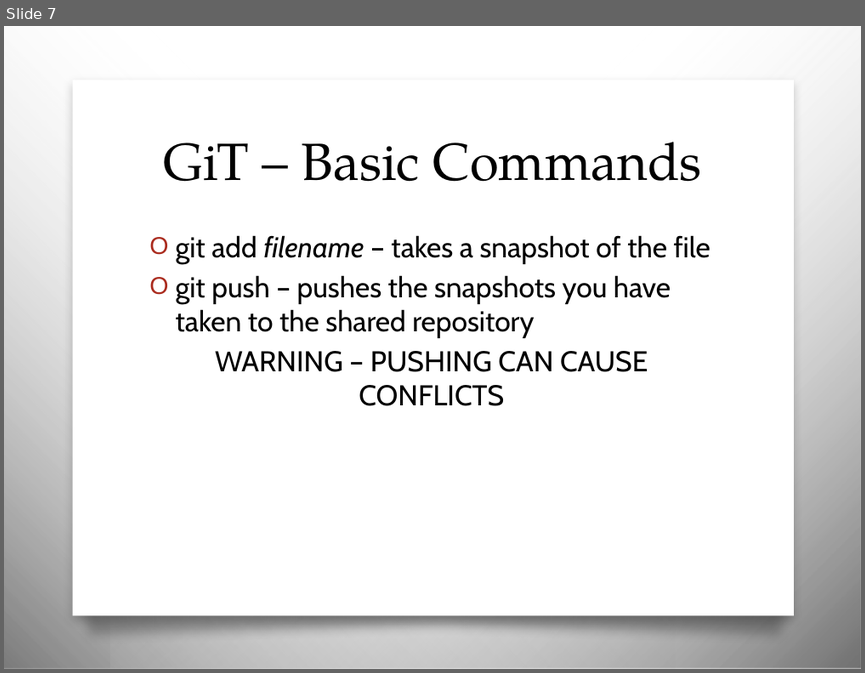
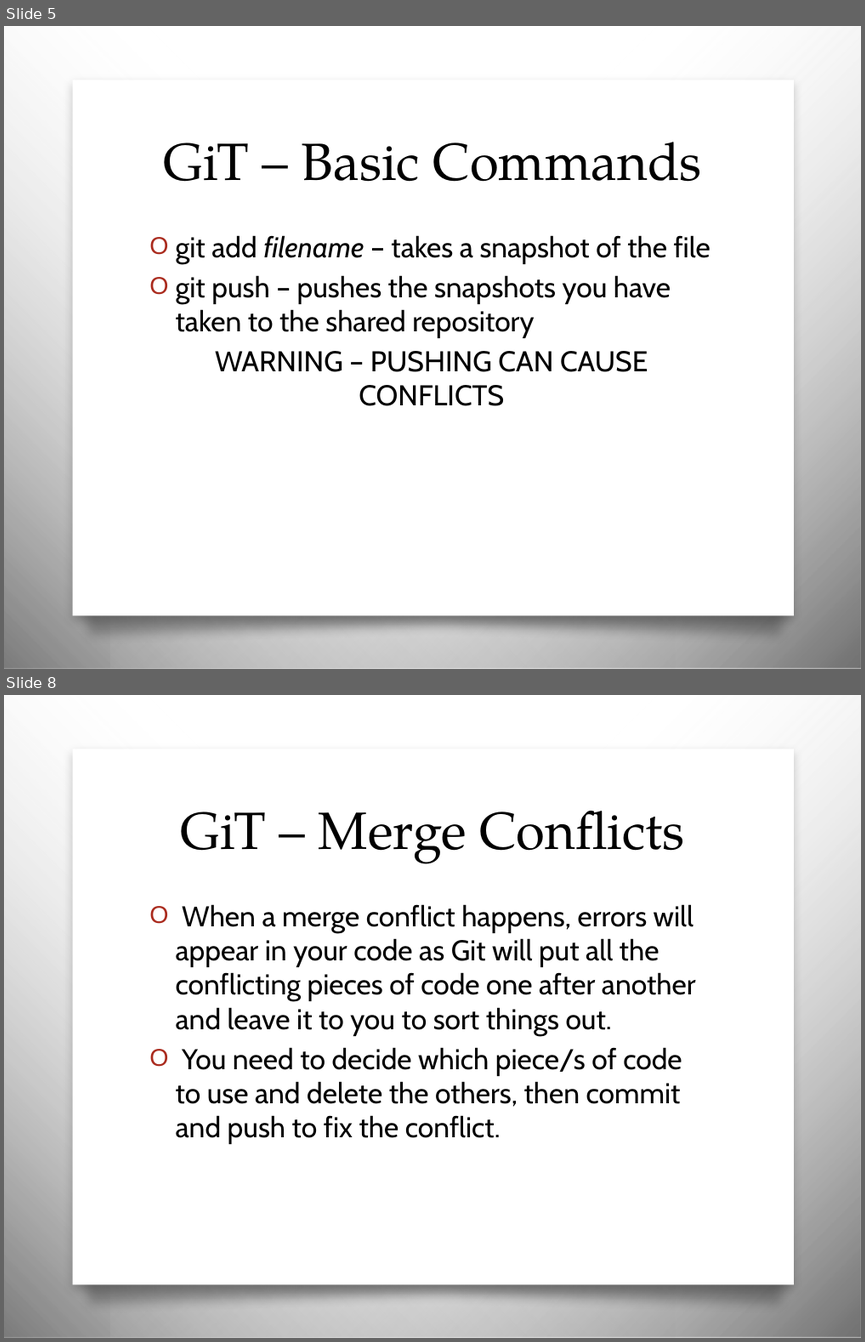
Before and after one commit to JCMander/PortalPower, a slide deck: Git/Git Slides.pptx. Shown one above the other, each under a label of ours: slide 7 before the commit, slides 5 and 8 after it; the slides between them are not shown. The pictures are 865x673 and 865x1342 pixels, drawn with LibreOffice and Linux fonts; fonts in the diff are those of the drawing; background and template pictures are left out. Boxes give left, top, right and bottom in pixels: in the first picture for what was removed or moved away, otherwise in the second. Text is boxed around its words. In the diff, an @@ line names an element or a change of style, - is before the commit and + after.

```diff
--- a/Git/Git Slides.pptx
+++ b/Git/Git Slides.pptx
@@ slide 8 added at bbox=[4, 695, 861, 1338], background picture (left out); not listed: 4 template elements that a slide beside it also shows @@
@@ title added at bbox=[181, 811, 685, 864], 44 pt, text #000000 @@
+GiT – Merge Conflicts
@@ text added at bbox=[176, 904, 696, 1144], 24 pt, text #000000 @@
+O When a merge conflict happens, errors will appear in your code as Git will put all the conflicting pieces of code one after another and leave it to you to sort things out.
+O You need to decide which piece/s of code to use and delete the others, then commit and push to fix the conflict.
@@ what was slide 7 is now slide 5 @@
```
Also in this commit, not shown: 1 slide changed, 4 other slides added, 2 slides removed, 1 other file.
